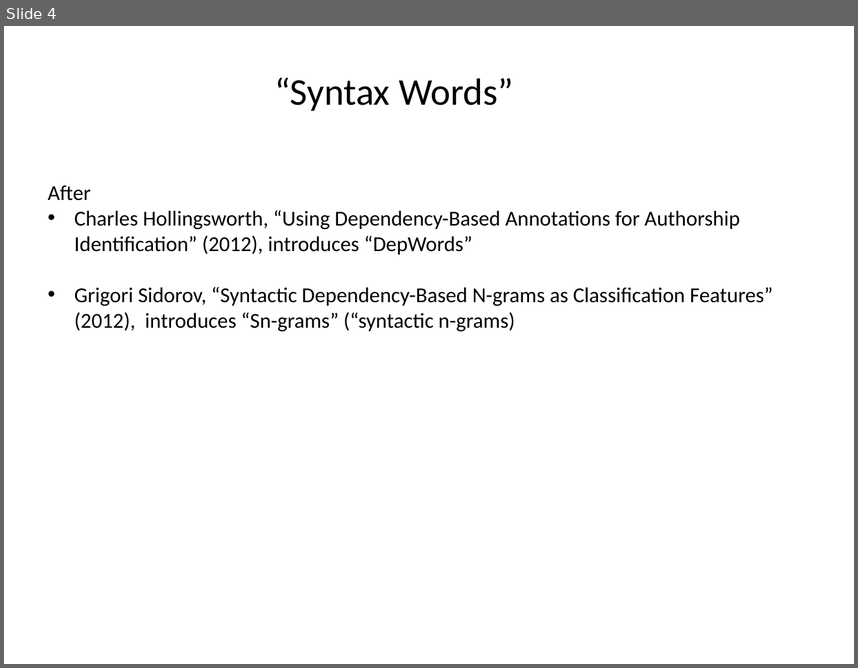
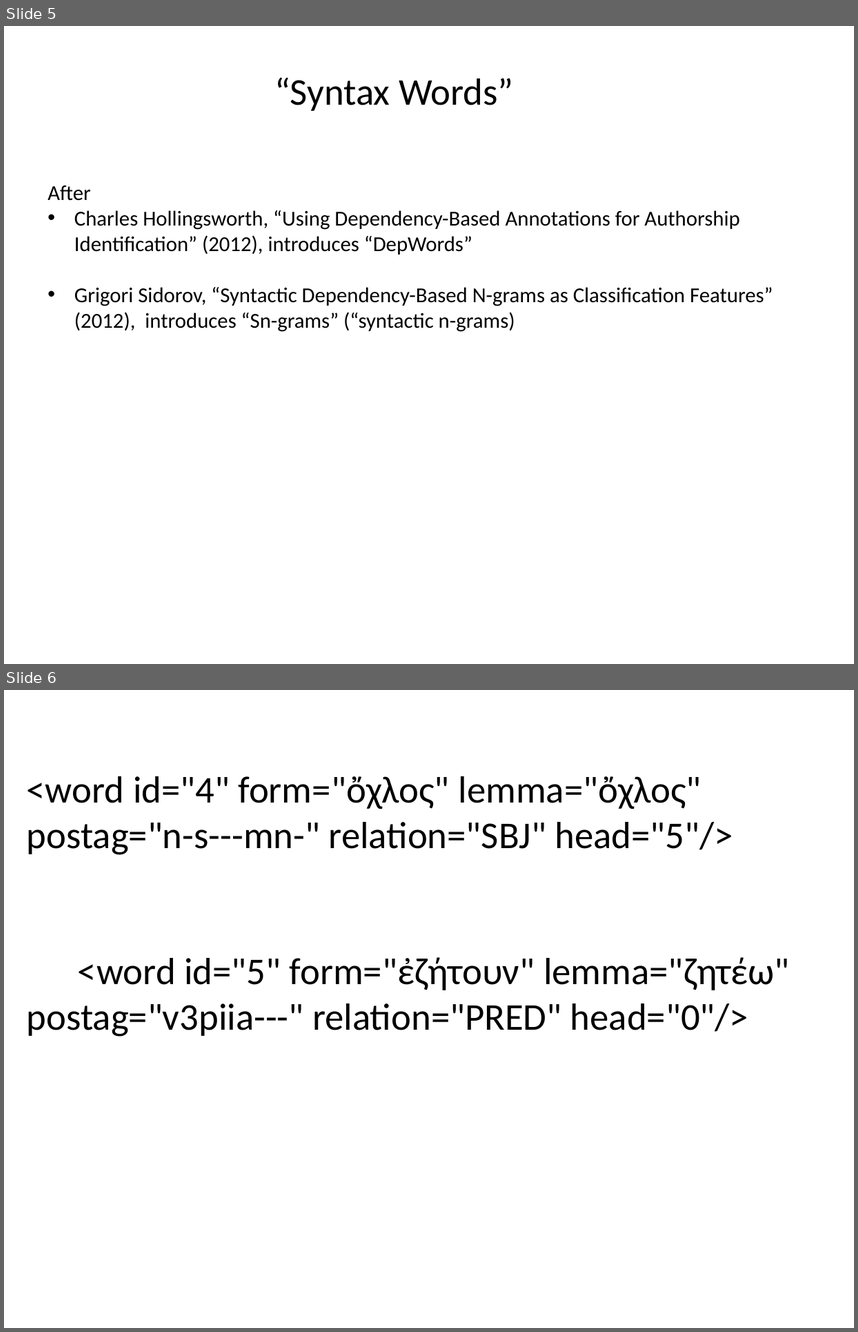
Before and after one commit to rgorman/author_attribution, a slide deck: SBL_talk/sbl_presentation_cut.pptx. Shown one above the other, each under a label of ours: slide 4 before the commit, slides 5 and 6 after it. The pictures are 858x668 and 858x1332 pixels, drawn with LibreOffice and Linux fonts; fonts in the diff are those of the drawing. Boxes give left, top, right and bottom in pixels: in the first picture for what was removed or moved away, otherwise in the second. Text is boxed around its words. In the diff, an @@ line names an element or a change of style, - is before the commit and + after.

```diff
--- a/SBL_talk/sbl_presentation_cut.pptx
+++ b/SBL_talk/sbl_presentation_cut.pptx
@@ slide 6 added at bbox=[4, 690, 854, 1328], background #FFFFFF @@
@@ text added at bbox=[27, 776, 790, 1036], 32 pt, text #000000 @@
+<word id="4" form="ὄχλος" lemma="ὄχλος" postag="n-s---mn-" relation="SBJ" head="5"/>
+<word id="5" form="ἐζήτουν" lemma="ζητέω" postag="v3piia---" relation="PRED" head="0"/>
@@ what was slide 4 is now slide 5 @@
```
Also in this commit, not shown: 1 other slide added, 1 slide removed, 1 other file.
